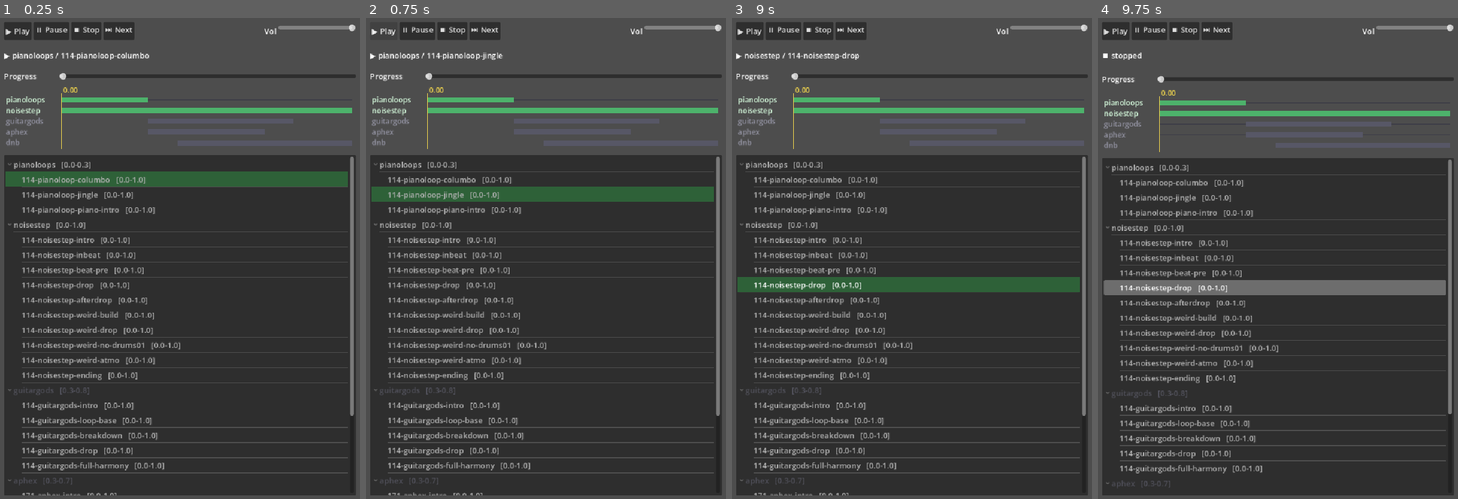
Above: before the commit, frames 1-4 (left to right).
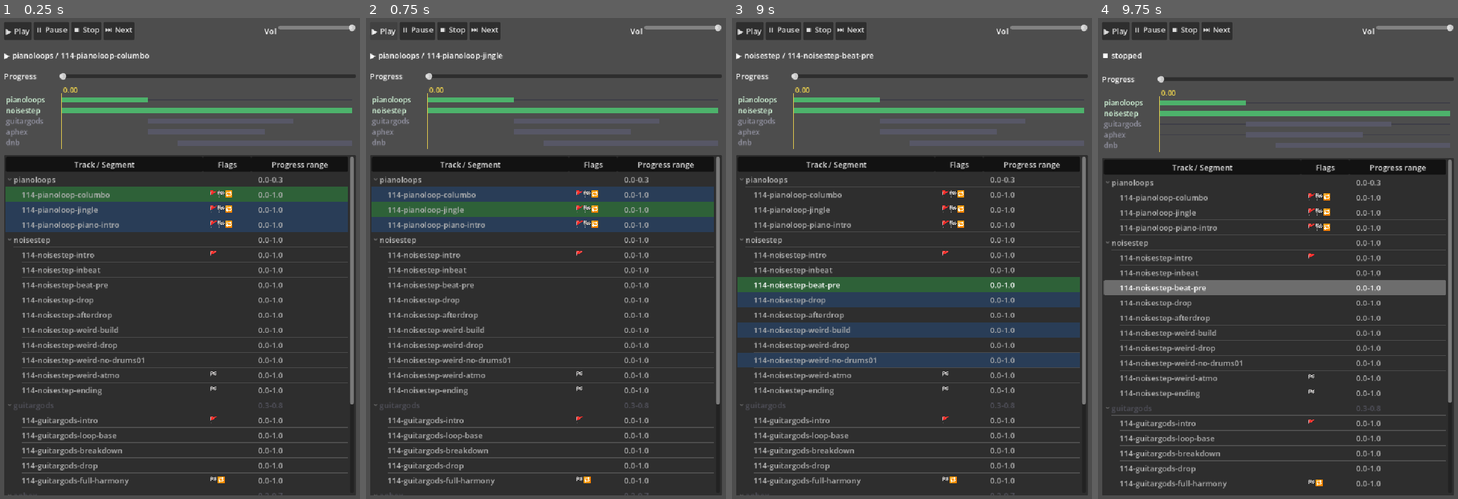
Above: after the commit, the same moments.

Repository: AxelStrem/sound-chain
Game: Godot game, scene res://sound_test.tscn
Two runs of this game, one before a commit and one after it. Both use one fixed random seed, a clock stepped at 60 frames per second and the inputs below.
Inputs (mouse positions are in pixels of both pictures, inside the frame that each line leads up to):
- Up to frame 1 (0.25 s): no input
- Up to frame 2 (0.75 s): click "▶ Play" at 0.5 s
- Up to frame 3 (9 s): click "▶ Play" at 1.25 s; click "⏭ Next" at 2 s; click "⏭ Next" at 2.75 s; click "⏹ Stop" at 3.5 s; click "⏹ Stop" at 4.25 s; click "▶ Play" at 5 s; click "⏹ Stop" at 5.75 s; click "⏭ Next" at 6.5 s; click "⏸ Pause" at 7.25 s; move the mouse to (912, 123) at 8.02 s; click (912, 123) at 8.17 s; move the mouse to (840, 282) at 8.77 s; click (840, 282) at 8.92 s
- Up to frame 4 (9.75 s): tap Enter at 9.5 s; move the mouse to (1314, 152) at 9.52 s; click (1314, 152) at 9.67 s

The runs differ from the first frame. In frame 1, 18% of the frame differs, in the area x 1-99%, y 28-100%; in frame 2, 15%; in frame 3, 15%; in frame 4, 6.8%.

Commit message:
Playlist columns, role/repeat flags, next highlighting, clean skip
- Playlist split into Track/Segment · Flags · Progress range columns.
- Flags column marks start (🚩), ending/END_TRACK (🏁) and repeat!=1 (🔁)
  segments, each with a hover hint.
- Now-playing highlight extended: reachable `next` segments get a lighter
  tint, current stays green on top (self-loops read as green).
- Track names on the map are click-to-start (shared _start_target with
  the tree); startable lanes only, with a pointing-hand cursor.
- skip() now cuts the current audio (manual skip is mid-segment, so no
  tail overlap) instead of layering the next on top.

Co-Authored-By: Claude Opus 4.8 <noreply@anthropic.com>

Diff:
--- a/sound_chain.gd
+++ b/sound_chain.gd
@@ -256,8 +256,23 @@
 	_reps_left = 0
 	if not _next_done:
 		_select_next()
-	if _next_name != "":
-		_start_segment(_next_name, _beat)
+	if _next_name == "":
+		return
+	# Unlike an automatic boundary transition (where the outgoing segment's tail
+	# is meant to ring out under the next), a manual skip happens mid-segment, so
+	# cut the current audio before starting the next.
+	_silence_active()
+	_start_segment(_next_name, _beat)
+
+
+## Stop and release every currently-sounding player without tearing down the
+## playthrough (state, timer and beat clock keep running).
+func _silence_active() -> void:
+	for player in _active.keys():
+		if is_instance_valid(player):
+			player.stop()
+			player.stream = null
+	_active.clear()
 
 
 ## Update the progress value [0.0, 1.0].  If a next segment has already been
--- a/sound_test.gd
+++ b/sound_test.gd
@@ -11,7 +11,22 @@
 const METADATA_PATH := "res://sound_chain_metadata.json"
 
 const COL_GREY       := Color(0.32, 0.32, 0.36)   # dim: "can't start here"
-const COL_CURRENT_BG := Color(0.18, 0.38, 0.22)
+const COL_CURRENT_BG := Color(0.18, 0.38, 0.22)   # now playing
+const COL_NEXT_BG    := Color(0.16, 0.24, 0.34)   # reachable from now playing
+
+## Playlist columns: name, flags (start / ending / repeat), progress range(s).
+const TREE_COLUMNS := 3
+const COL_NAME     := 0
+const COL_MARK     := 1
+const COL_RANGE    := 2
+
+## Flag emojis shown in COL_MARK, with the hover hint each carries.
+const MARK_START     := "🚩"
+const MARK_END       := "🏁"
+const MARK_REPEAT    := "🔁"
+const HINT_START     := "🚩 Start segment — a playthrough can begin here"
+const HINT_END       := "🏁 Ending segment — can hand off to another track (END_TRACK)"
+const HINT_REPEAT    := "🔁 Repeats %d× before advancing"
 
 var _tree              : Tree
 var _status            : Label
@@ -22,6 +37,7 @@
 var _track_items       : Dictionary = {}   ## track name → TreeItem
 var _seg_items         : Dictionary = {}   ## segment name → TreeItem
 var _current_item      : TreeItem = null
+var _next_items        : Array[TreeItem] = []   ## rows tinted as reachable-next
 
 var _playing := false
 var _paused  := false
@@ -136,6 +152,16 @@
 	_tree.select_mode = Tree.SELECT_ROW
 	_tree.size_flags_vertical = Control.SIZE_EXPAND_FILL
 	_tree.add_theme_constant_override("h_separation", 14)   # gap: chevron ↔ text
+	_tree.columns = TREE_COLUMNS
+	_tree.column_titles_visible = true
+	_tree.set_column_title(COL_NAME, "Track / Segment")
+	_tree.set_column_title(COL_MARK, "Flags")
+	_tree.set_column_title(COL_RANGE, "Progress range")
+	_tree.set_column_expand(COL_NAME, true)          # name takes the slack
+	_tree.set_column_expand(COL_MARK, false)         # flags hug their width
+	_tree.set_column_custom_minimum_width(COL_MARK, 100)
+	_tree.set_column_expand(COL_RANGE, false)        # range hugs its own width
+	_tree.set_column_custom_minimum_width(COL_RANGE, 200)
 	_tree.item_selected.connect(_on_item_selected)
 	vbox.add_child(_tree)
 
@@ -173,20 +199,23 @@
 		var eff_str := SoundChainValidator.format_ranges(eff)
 
 		var titem := _tree.create_item(root)
-		var label := "%s   [%s]" % [track, main_str]
+		var range_text := main_str
 		if eff_str != main_str:
-			label += " (eff %s)" % eff_str
-		_apply_issue_marker(titem, track, label)
-		titem.set_metadata(0, {"kind": "track", "name": track})
+			range_text += "   (eff %s)" % eff_str
+		_apply_issue_marker(titem, track, track)
+		titem.set_text(COL_RANGE, range_text)
+		titem.set_metadata(COL_NAME, {"kind": "track", "name": track})
 		_track_items[track] = titem
 
 		for seg_name in SoundChain.get_track_segments(track):
 			var seg := SoundChain.get_segment(seg_name)
 			var sitem := _tree.create_item(titem)
-			var slabel := "%s   [%s]" % [seg_name,
-				SoundChainValidator.format_ranges(seg.get("progress", []))]
-			_apply_issue_marker(sitem, seg_name, slabel)
-			sitem.set_metadata(0, {"kind": "segment", "name": seg_name})
+			_apply_issue_marker(sitem, seg_name, seg_name)
+			sitem.set_text(COL_RANGE, SoundChainValidator.format_ranges(seg.get("progress", [])))
+			_apply_role_markers(sitem, starts.has(seg_name),
+				(seg.get("next", {}) as Dictionary).has(SoundChain.END_TRACK),
+				int(seg.get("repeat", 1)))
+			sitem.set_metadata(COL_NAME, {"kind": "segment", "name": seg_name})
 			_seg_items[seg_name] = sitem
 
 	_map.set_lanes(lanes)
@@ -197,10 +226,28 @@
 ## has validation issues.
 func _apply_issue_marker(item: TreeItem, target: String, label: String) -> void:
 	if _issues_by_target.has(target):
-		item.set_text(0, "⚠️ " + label)
-		item.set_tooltip_text(0, "\n".join(_issues_by_target[target]))
+		item.set_text(COL_NAME, "⚠️ " + label)
+		item.set_tooltip_text(COL_NAME, "\n".join(_issues_by_target[target]))
 	else:
-		item.set_text(0, label)
+		item.set_text(COL_NAME, label)
+
+
+## Put start/ending/repeat flag emojis in COL_MARK with an explanatory hover hint.
+func _apply_role_markers(item: TreeItem, is_start: bool, is_end: bool, repeat: int) -> void:
+	var marks := ""
+	var hints: Array[String] = []
+	if is_start:
+		marks += MARK_START
+		hints.append(HINT_START)
+	if is_end:
+		marks += MARK_END
+		hints.append(HINT_END)
+	if repeat != 1:
+		marks += MARK_REPEAT
+		hints.append(HINT_REPEAT % repeat)
+	item.set_text(COL_MARK, marks)
+	if not hints.is_empty():
+		item.set_tooltip_text(COL_MARK, "\n".join(hints))
 
 # ---------------------------------------------------------------------------
 # Eligibility (grey-out) — recomputed whenever progress changes
@@ -214,11 +261,12 @@
 
 
 func _apply_eligibility(item: TreeItem, eligible: bool) -> void:
-	item.set_selectable(0, eligible)
-	if eligible:
-		item.clear_custom_color(0)
-	else:
-		item.set_custom_color(0, COL_GREY)
+	for col in TREE_COLUMNS:
+		item.set_selectable(col, eligible)
+		if eligible:
+			item.clear_custom_color(col)
+		else:
+			item.set_custom_color(col, COL_GREY)
 
 # ---------------------------------------------------------------------------
 # Signal handlers — transport & tree
@@ -245,7 +293,7 @@
 	var item := _tree.get_selected()
 	if item == null:
 		return
-	var meta = item.get_metadata(0)
+	var meta = item.get_metadata(COL_NAME)
 	if typeof(meta) == TYPE_DICTIONARY:
 		_start_target(meta["kind"], meta["name"])
 
@@ -267,14 +315,36 @@
 # ---------------------------------------------------------------------------
 
 func _on_segment_changed(seg_name: String, _track: String) -> void:
-	# Move the "now playing" highlight to the current segment.
-	if _current_item != null and is_instance_valid(_current_item):
-		_current_item.clear_custom_bg_color(0)
+	# Clear the previous now-playing + reachable-next tints.
+	_clear_row_bg(_current_item)
+	for it in _next_items:
+		_clear_row_bg(it)
+	_next_items.clear()
 	_current_item = null
+
 	if seg_name != "" and _seg_items.has(seg_name):
+		# Tint everything reachable from the current segment (its `next` targets),
+		# then paint the current segment on top so it stays distinct.
+		var nxt: Dictionary = SoundChain.get_segment(seg_name).get("next", {})
+		for target in nxt:
+			if target != SoundChain.END_TRACK and _seg_items.has(target):
+				var it: TreeItem = _seg_items[target]
+				_set_row_bg(it, COL_NEXT_BG)
+				_next_items.append(it)
 		_current_item = _seg_items[seg_name]
-		_current_item.set_custom_bg_color(0, COL_CURRENT_BG)
+		_set_row_bg(_current_item, COL_CURRENT_BG)
 	_refresh_status()
+
+
+func _set_row_bg(item: TreeItem, color: Color) -> void:
+	for col in TREE_COLUMNS:
+		item.set_custom_bg_color(col, color)
+
+
+func _clear_row_bg(item: TreeItem) -> void:
+	if item != null and is_instance_valid(item):
+		for col in TREE_COLUMNS:
+			item.clear_custom_bg_color(col)
 
 
 func _on_playback_changed(playing: bool, paused: bool) -> void:
